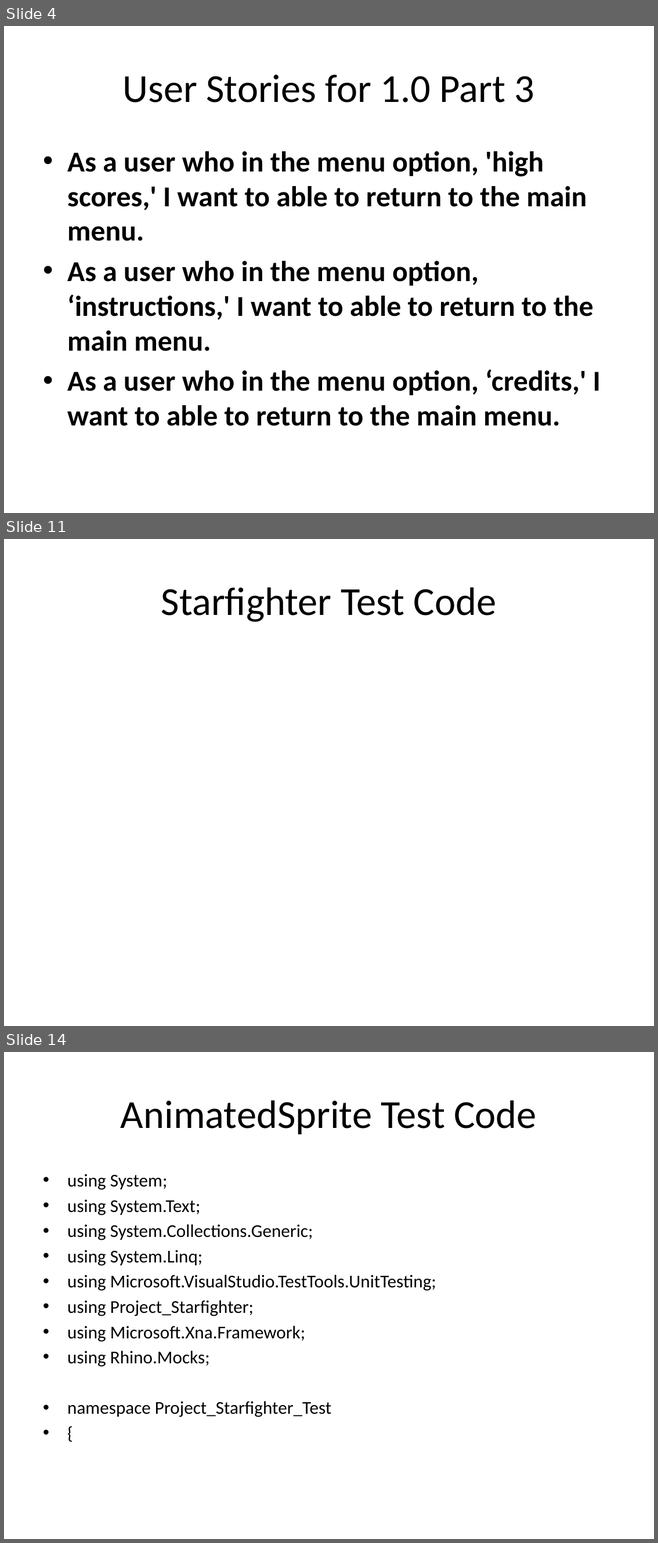
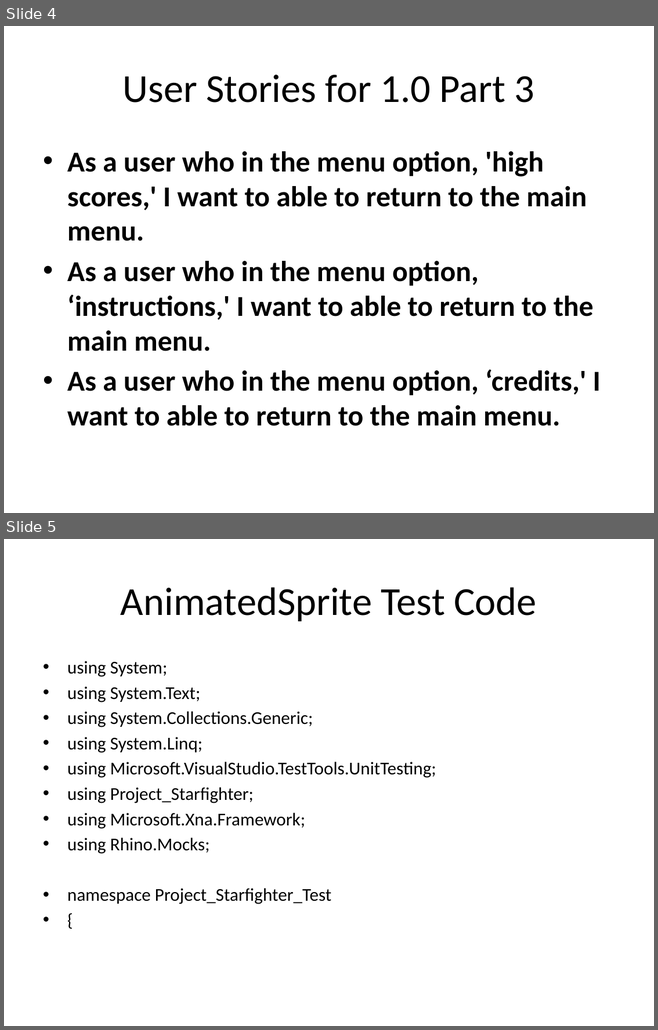
Before and after one commit to csce3513/Team15, a slide deck: Project Starfighter 1.0.pptx. Shown one above the other, each under a label of ours: slides 4, 11 and 14 before the commit, slides 4 and 5 after it; the slides between them are not shown. The pictures are 658x1543 and 658x1030 pixels, drawn with LibreOffice and Linux fonts; fonts in the diff are those of the drawing; background and template pictures are left out. Boxes give left, top, right and bottom in pixels: in the first picture for what was removed or moved away, otherwise in the second. Text is boxed around its words. In the diff, an @@ line names an element or a change of style, - is before the commit and + after.

```diff
--- a/Project Starfighter 1.0.pptx
+++ b/Project Starfighter 1.0.pptx
@@ slide 11 removed at box(4, 539, 654, 1026), background picture (left out) @@
@@ title removed at box(161, 587, 496, 622) @@
-Starfighter Test Code
@@ what was slide 14 is now slide 5 @@
```
Also in this commit, not shown: 8 other slides removed, 1 other file.
